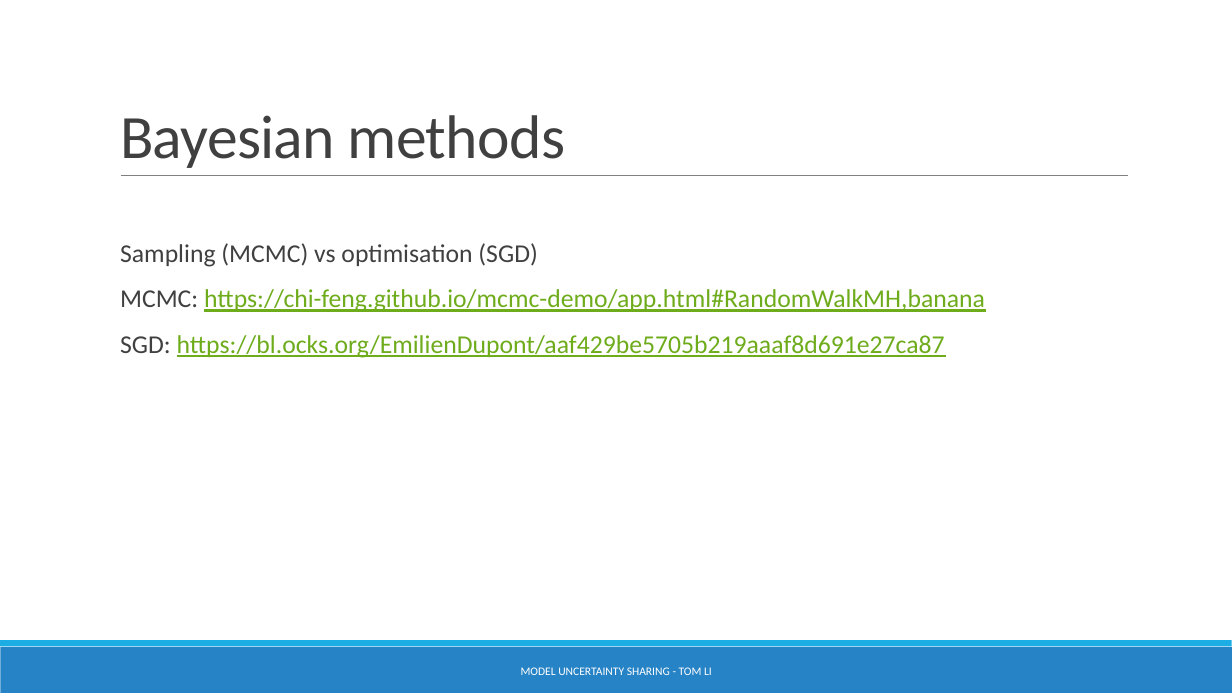
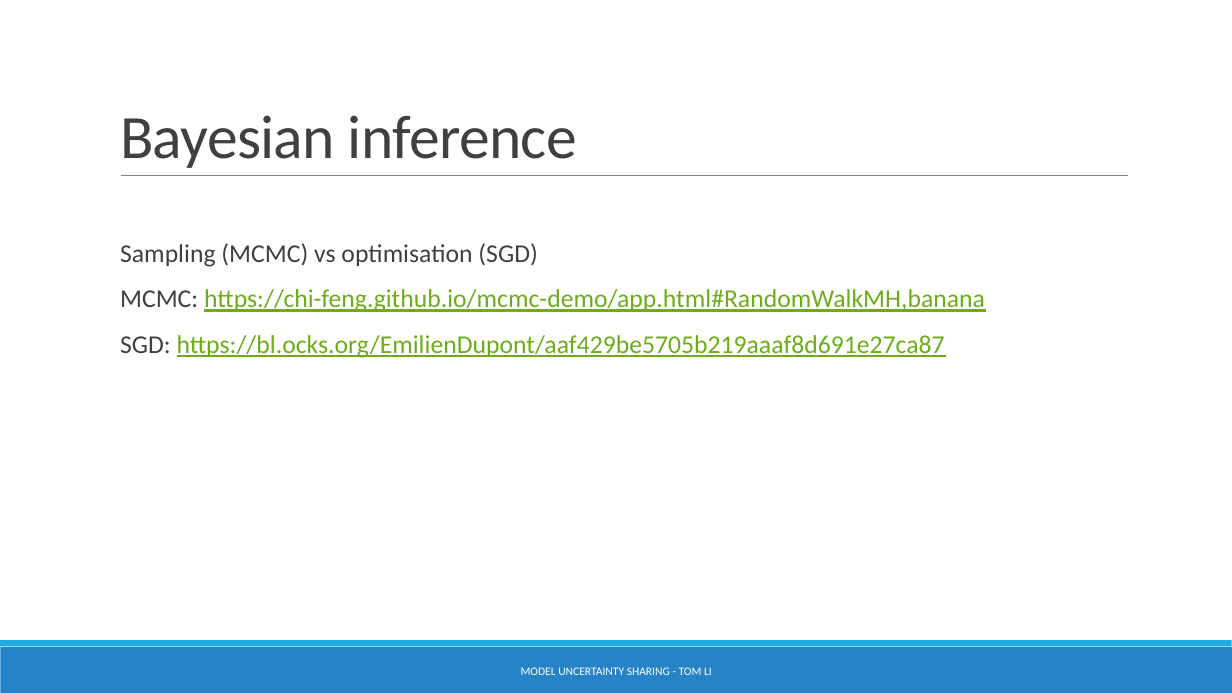
Before and after one commit to tomli1234/BDL, a slide deck: slide 5 of Model Uncertainty sharing.pptx. Drawn at 1232x693 pixels with LibreOffice and Linux fonts; fonts in the diff are those of the drawing. Boxes give left, top, right and bottom in pixels: in the first picture for what was removed or moved away, otherwise in the second. Text is boxed around its words. In the diff, an @@ line names an element or a change of style, - is before the commit and + after.

Commit message:
Update Model Uncertainty sharing.pptx
minor edit

```diff
--- a/Model Uncertainty sharing.pptx
+++ b/Model Uncertainty sharing.pptx
@@ title at [120, 115, 577, 168]: text changed @@
-Bayesian methods
+Bayesian inference
```
